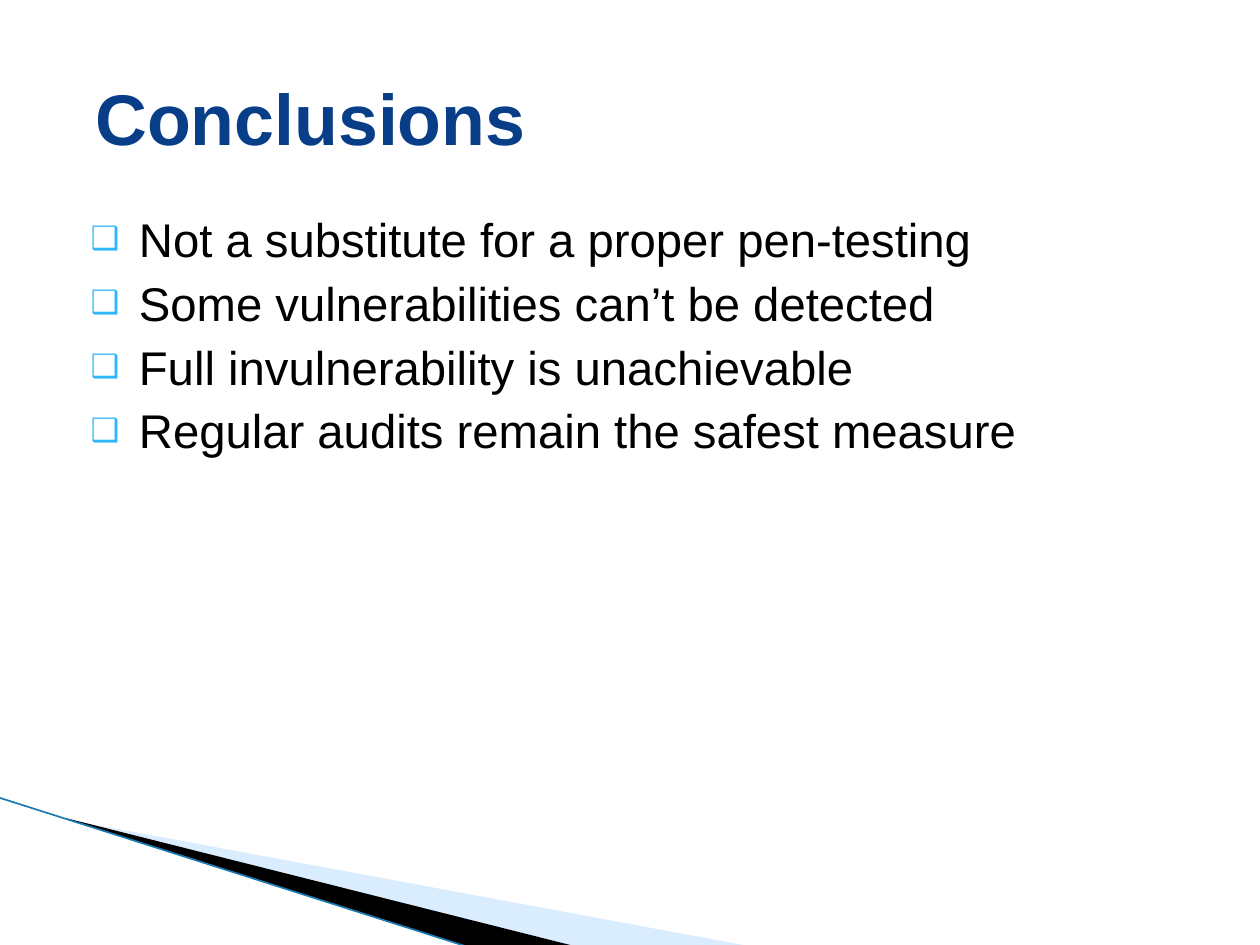
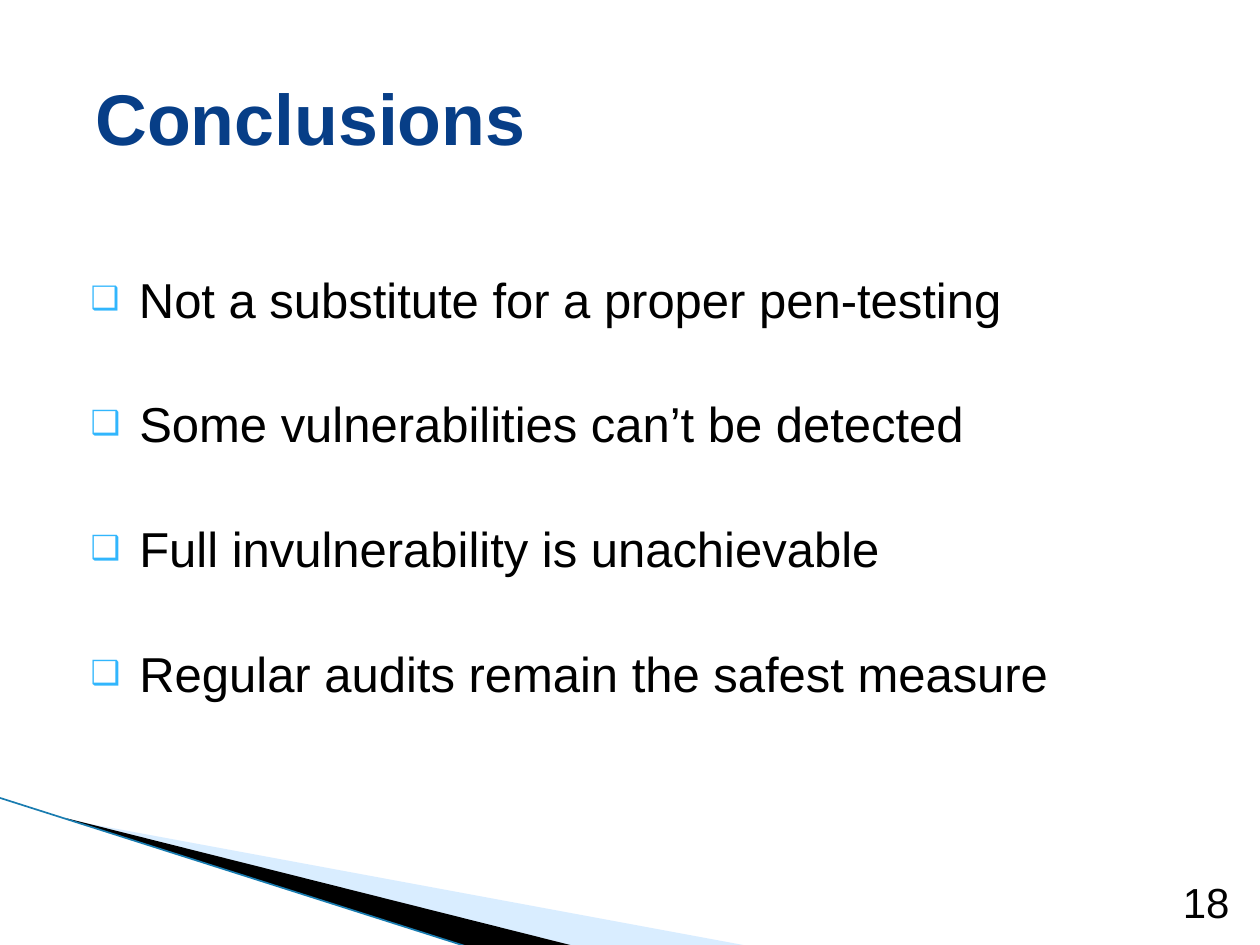
Before and after one commit to svm92/tfg, a slide deck: slide 18 of TFG - Samuel Vázquez.pptx. Drawn at 1260x945 pixels with LibreOffice and Linux fonts; fonts in the diff are those of the drawing; background and template pictures are left out. Boxes give left, top, right and bottom in pixels: in the first picture for what was removed or moved away, otherwise in the second. Text is boxed around its words. In the diff, an @@ line names an element or a change of style, - is before the commit and + after.

```diff
--- a/TFG - Samuel Vázquez.pptx
+++ b/TFG - Samuel Vázquez.pptx
@@ text "Not a substitute for a ..." at bbox=[139, 282, 1048, 702]: size 27 to 28 pt; line spacing 1 to 2 @@
@@ page number added at bbox=[1183, 888, 1230, 919], 24 pt, text #000000 @@
+18
```
Also in this commit, not shown: 17 other slides changed, 13 slides added, 1 slide removed.
